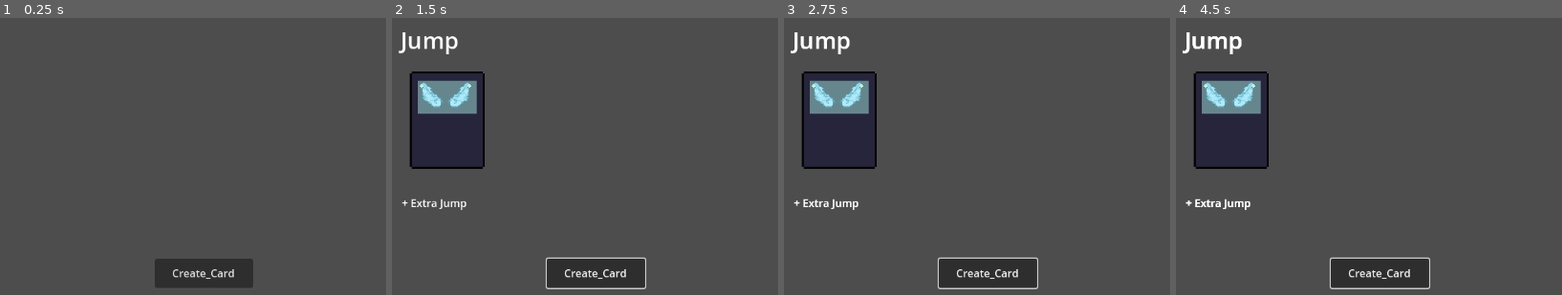
Above: before the commit, frames 1-4 (left to right).
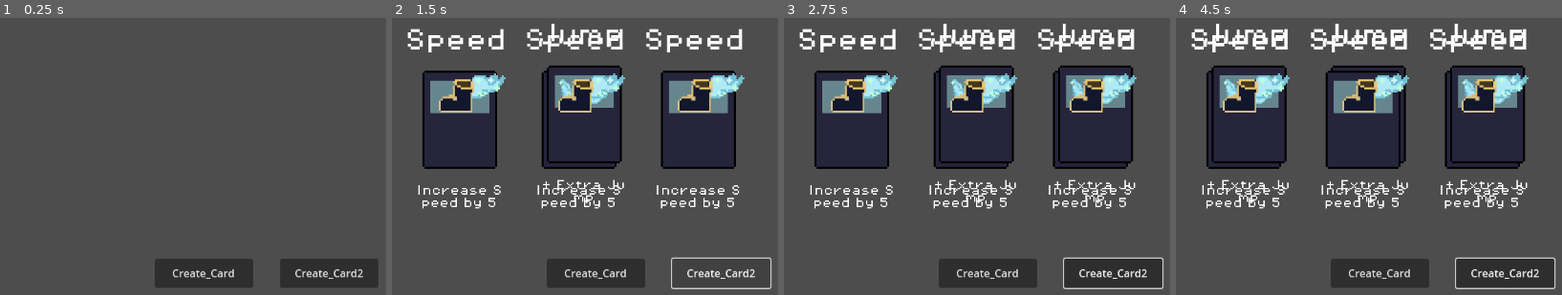
Above: after the commit, the same moments.

Repository: ajpolintan/GMTK_GameJam
Game: Godot game, scene res://Scenes/deck.tscn
The game is run twice, just before and just after one commit, with the same random seed, the same clock (stepped at 60 frames per second) and the same inputs. This scene is started directly instead of the project's main scene.
Inputs (mouse positions are in pixels of both pictures, inside the frame that each line leads up to):
- Up to frame 1 (0.25 s): no input
- Up to frame 2 (1.5 s): click "Create_Card" at 0.5 s; click (720, 272) at 1.25 s, where only the run after the commit has a clickable "Create_Card2"
- Up to frame 3 (2.75 s): tap Enter at 2 s; move the mouse to (1166, 139) at 2.02 s; hold Right (move_right) from 2.03 s (still down); hold Space (jump) from 2.03 s (still down)
- Up to frame 4 (4.5 s): move the mouse to (1237, 181) at 2.77 s; release Space (jump) at 2.78 s; tap Shift (dash) at 2.85, 4.35 s; tap Space (jump) at 3.02, 3.05, 3.32 s; move the mouse to (1465, 65) at 3.52 s; release Right (move_right) at 3.53 s; hold Left (move_left) 3.53-4.28 s; hold Space (jump) 3.53-4.28 s; tap Enter at 4.25 s; move the mouse to (1349, 247) at 4.27 s; hold Right (move_right) from 4.28 s (still down)

The runs differ from the first frame. In frame 1, 2.5% of the frame differs, in the area x 72-99%, y 86-98%; in frame 2, 25%; in frame 3, 28%; in frame 4, 30%, in the area x 1-99%, y 2-98%.

Commit message:
Updates to deck building

Diff:
--- a/Scenes/Cards/JumpCard.tscn
+++ b/Scenes/Cards/JumpCard.tscn
@@ -10,6 +10,6 @@
 card_description = "+ Extra Jump"
 
 [node name="Sprite2D" type="Sprite2D" parent="."]
-position = Vector2(338, 223)
+position = Vector2(167, 123)
 scale = Vector2(2.00135, 1.94444)
 texture = ExtResource("2_sh8jb")
--- a/Scenes/Cards/SpeedCard.tscn
+++ b/Scenes/Cards/SpeedCard.tscn
@@ -1,9 +1,17 @@
-[gd_scene load_steps=2 format=3 uid="uid://b842exltcfbju"]
+[gd_scene load_steps=3 format=3 uid="uid://b842exltcfbju"]
 
+[ext_resource type="Texture2D" uid="uid://dg2sj1rspxbgh" path="res://Assets/sprites/Powerups/boots.png" id="1_edf3m"]
 [ext_resource type="PackedScene" uid="uid://bvy013bakyuao" path="res://Scenes/card.tscn" id="1_gj77j"]
 
 [node name="SpeedCard" type="Node2D"]
 
 [node name="Sprite2D" type="Sprite2D" parent="."]
+z_index = 95
+position = Vector2(174, 125)
+scale = Vector2(2.98148, 2.98148)
+texture = ExtResource("1_edf3m")
 
 [node name="Card" parent="." instance=ExtResource("1_gj77j")]
+position = Vector2(-8, 8)
+card_name = "Speed"
+card_description = "Increase Speed by 5"
--- a/Scenes/card.tscn
+++ b/Scenes/card.tscn
@@ -1,32 +1,50 @@
-[gd_scene load_steps=3 format=3 uid="uid://bvy013bakyuao"]
+[gd_scene load_steps=5 format=3 uid="uid://bvy013bakyuao"]
 
 [ext_resource type="Texture2D" uid="uid://dalmmr3pk31dw" path="res://Assets/Card.png" id="1_a5qek"]
 [ext_resource type="Script" path="res://Scripts/card.gd" id="1_qjghp"]
+[ext_resource type="FontFile" uid="uid://rhfbsckxpx0e" path="res://Assets/fonts/PixelOperator8.ttf" id="3_dytlp"]
+
+[sub_resource type="RectangleShape2D" id="RectangleShape2D_h8gjn"]
+size = Vector2(117, 151)
 
 [node name="Card" type="Node2D" node_paths=PackedStringArray("card_image")]
 script = ExtResource("1_qjghp")
 card_image = NodePath("BaseCard")
 
 [node name="BaseCard" type="Sprite2D" parent="."]
-position = Vector2(337, 241)
+position = Vector2(163, 137.258)
 scale = Vector2(2.8871, 2.8871)
 texture = ExtResource("1_a5qek")
 
 [node name="CardName" type="Node2D" parent="."]
 
 [node name="NameLabel" type="Label" parent="CardName"]
-offset_left = 268.0
-offset_top = 117.0
-offset_right = 405.0
-offset_bottom = 166.0
+offset_left = 12.0
+offset_top = 22.2582
+offset_right = 306.0
+offset_bottom = 71.2582
+theme_override_fonts/font = ExtResource("3_dytlp")
 theme_override_font_sizes/font_size = 35
 text = "+1 Jump"
+horizontal_alignment = 1
+autowrap_mode = 1
 
 [node name="CardImage" type="Sprite2D" parent="."]
 
 [node name="CardDescription" type="Label" parent="."]
-offset_left = 270.0
-offset_top = 376.0
-offset_right = 404.0
-offset_bottom = 399.0
+offset_left = 96.0
+offset_top = 258.258
+offset_right = 230.0
+offset_bottom = 293.258
+theme_override_fonts/font = ExtResource("3_dytlp")
 text = "allows you to run"
+horizontal_alignment = 1
+autowrap_mode = 1
+
+[node name="Area2D" type="Area2D" parent="."]
+
+[node name="CollisionShape2D" type="CollisionShape2D" parent="Area2D"]
+position = Vector2(165.5, 161.5)
+shape = SubResource("RectangleShape2D_h8gjn")
+
+[connection signal="mouse_entered" from="Area2D" to="." method="_on_area_2d_mouse_entered"]
--- a/Scenes/deck.tscn
+++ b/Scenes/deck.tscn
@@ -5,7 +5,7 @@
 [node name="Deck" type="Node2D"]
 script = ExtResource("1_6dlcv")
 
-[node name="Button" type="Button" parent="."]
+[node name="JumpCard" type="Button" parent="."]
 anchors_preset = 13
 anchor_left = 0.5
 anchor_right = 0.5
@@ -18,8 +18,27 @@
 grow_vertical = 2
 text = "Create_Card"
 
+[node name="SpeedCard" type="Button" parent="."]
+anchors_preset = 13
+anchor_left = 0.5
+anchor_right = 0.5
+anchor_bottom = 1.0
+offset_left = 678.0
+offset_top = 472.0
+offset_right = 826.0
+offset_bottom = 516.0
+grow_horizontal = 2
+grow_vertical = 2
+text = "Create_Card2"
+
 [node name="CanvasLayer" type="CanvasLayer" parent="."]
 
 [node name="Spawn" type="Node2D" parent="CanvasLayer"]
+position = Vector2(201, 95)
 
-[connection signal="pressed" from="Button" to="." method="_on_button_pressed"]
+[node name="Spawn2" type="Node2D" parent="CanvasLayer"]
+position = Vector2(805, 133)
+
+[connection signal="pressed" from="JumpCard" to="." method="_on_button_pressed"]
+[connection signal="pressed" from="SpeedCard" to="." method="_on_button_pressed"]
+[connection signal="pressed" from="SpeedCard" to="." method="_on_button_2_pressed"]
--- a/Scripts/card.gd
+++ b/Scripts/card.gd
@@ -21,3 +21,7 @@
 # Called every frame. 'delta' is the elapsed time since the previous frame.
 func _process(delta: float) -> void:
 	pass
+
+
+func _on_area_2d_mouse_entered() -> void:
+	pass # Replace with function body.
--- a/Scripts/deck.gd
+++ b/Scripts/deck.gd
@@ -2,10 +2,21 @@
 
 # call the card_scene
 @onready var jump_card_scene: PackedScene = preload("res://Scenes/Cards/JumpCard.tscn")
+@onready var speed_card_scene: PackedScene = preload("res://Scenes/Cards/SpeedCard.tscn")
 
 @onready var spawn_point = $CanvasLayer/Spawn
+@onready var spawn_point2 = $CanvasLayer/Spawn2
+
+
+var card_scenes: Array = []
+#Random Number Generator
+var rng = RandomNumberGenerator.new()
+
 # Called when the node enters the scene tree for the first time.
 func _ready() -> void:
+	card_scenes = [jump_card_scene, speed_card_scene]
+	var card_num = rng.randi_range(0,1)
+	print(card_num)
 	pass # Replace with function body.
 
 
@@ -15,5 +26,13 @@
 
 
 func _on_button_pressed() -> void:
-	var jumpCard = jump_card_scene.instantiate()
-	spawn_point.add_child(jumpCard)
+	var position = 0;
+	for n in 3:
+		var card_num = rng.randi_range(0,1)
+		var card_scene = card_scenes[card_num]
+		var card = card_scene.instantiate()
+		spawn_point.add_child(card)
+
+		if n != 0 :
+			position += 180
+			card.position.x += position
